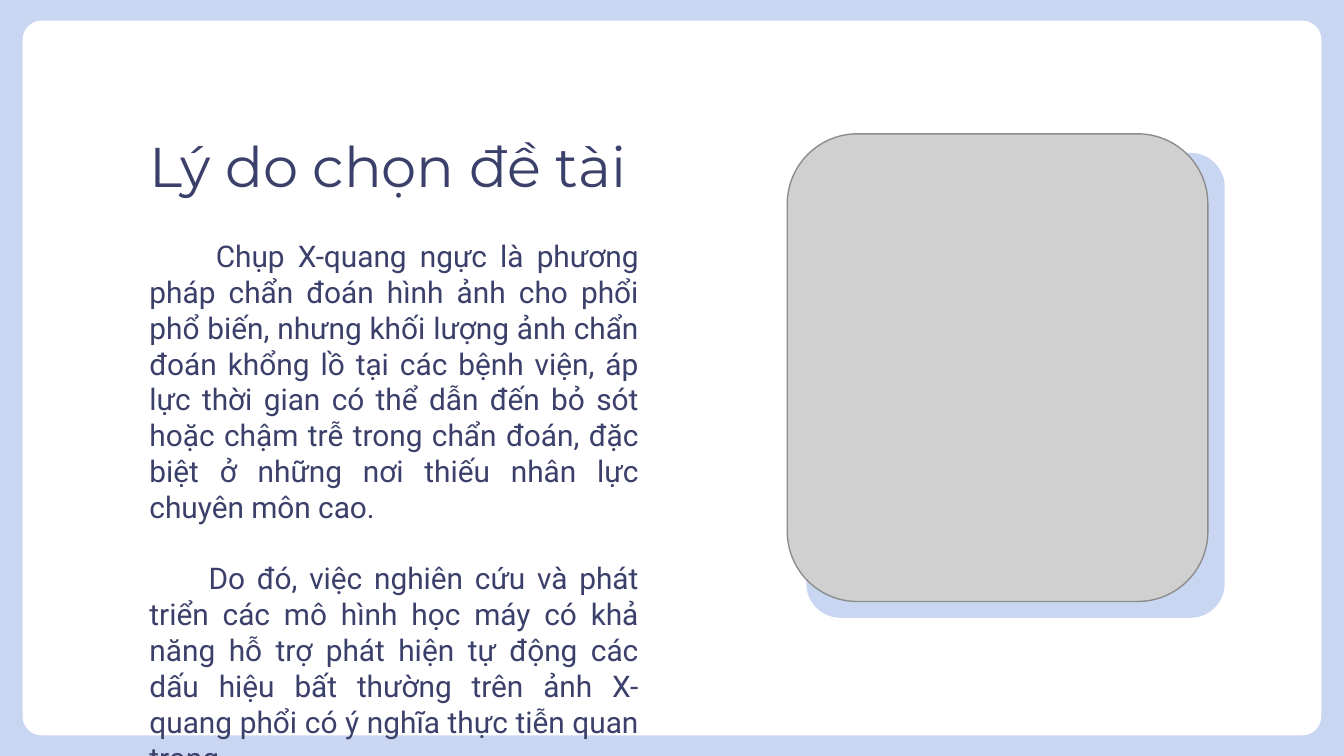
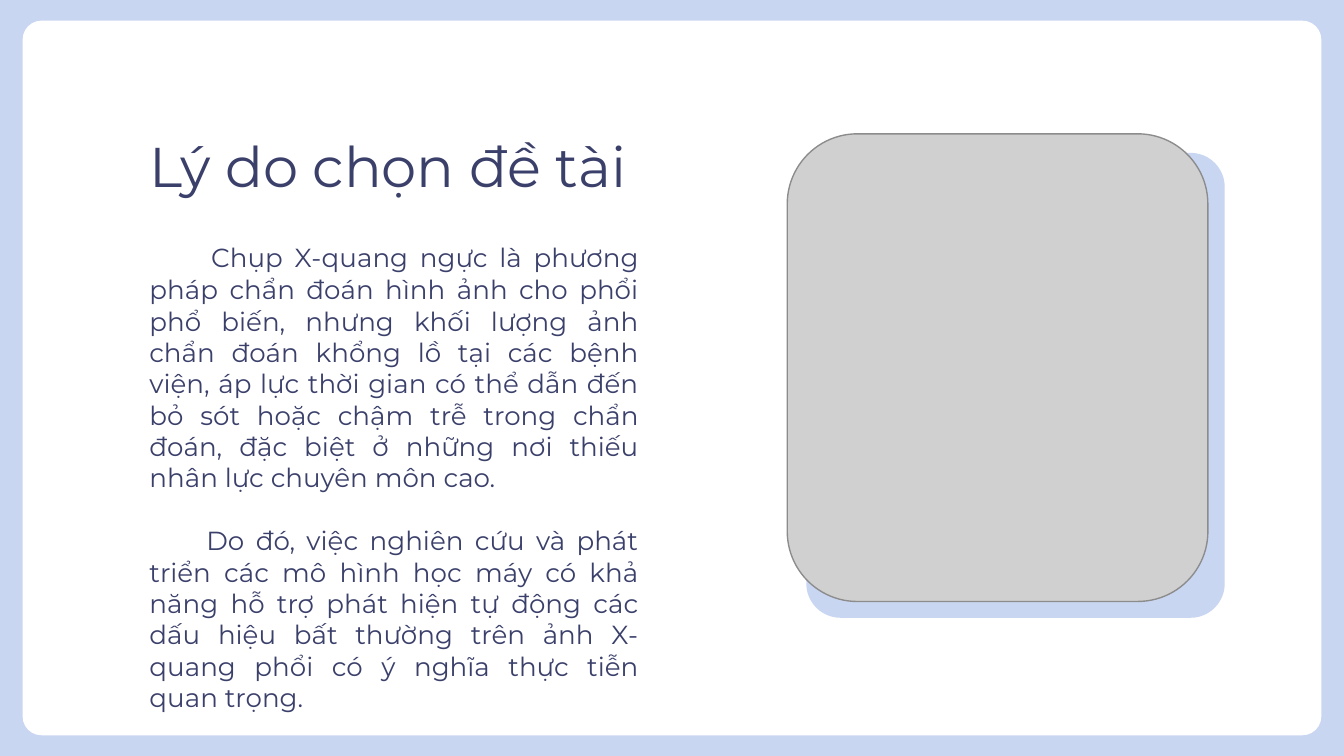
Before and after one commit to truongtonguyen/cn-da22ttb-truongnguyentonguyen-anhykhoabatthuong-lenetcaitien, a slide deck: slide 3 of thesis/abs/BaoCao_110122127.pptx. Drawn at 1344x756 pixels with LibreOffice and Linux fonts; fonts in the diff are those of the drawing; grey boxes stand for pictures. Boxes give left, top, right and bottom in pixels: in the first picture for what was removed or moved away, otherwise in the second. Text is boxed around its words. In the diff, an @@ line names an element or a change of style, - is before the commit and + after.

```diff
--- a/thesis/abs/BaoCao_110122127.pptx
+++ b/thesis/abs/BaoCao_110122127.pptx
@@ text "Chụp X-quang ngực là phương ..." at [149,247,639,712]: size 16 to 14 pt, font Roboto to Montserrat @@
```
Also in this commit, not shown: 7 other slides changed.
